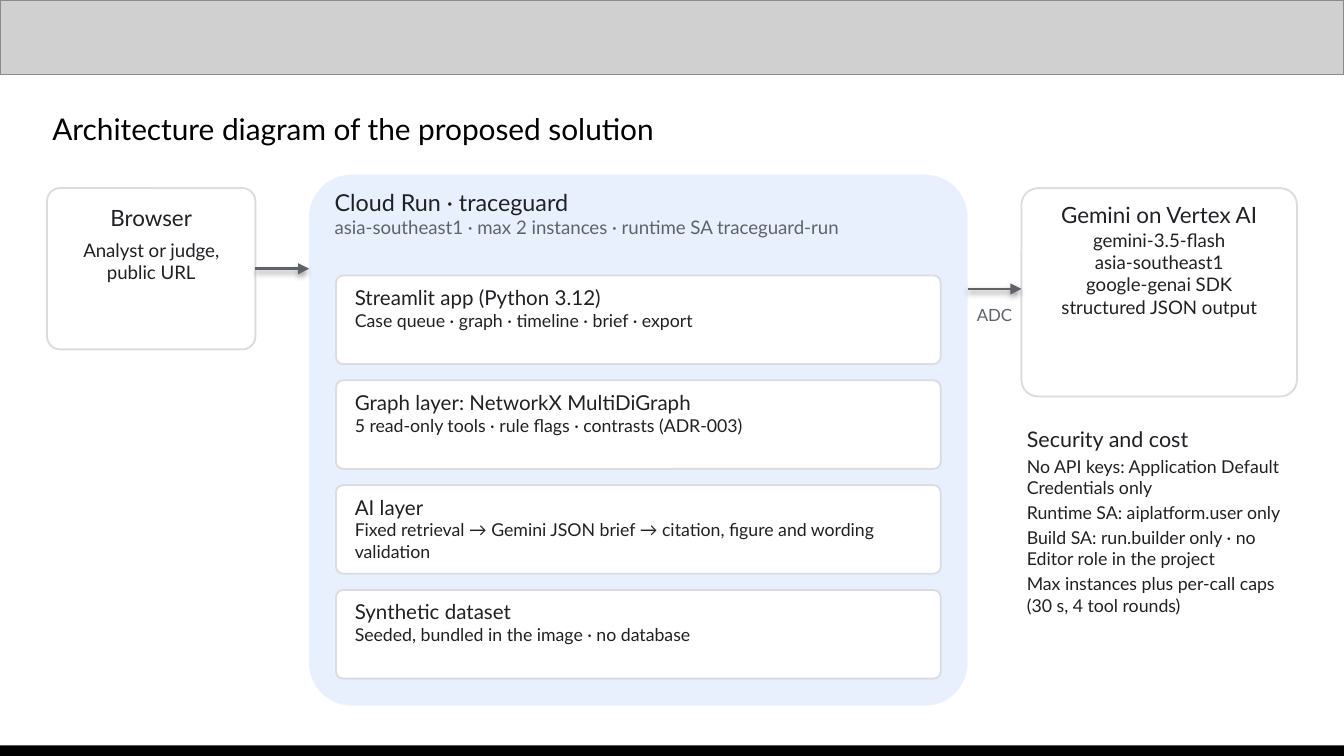
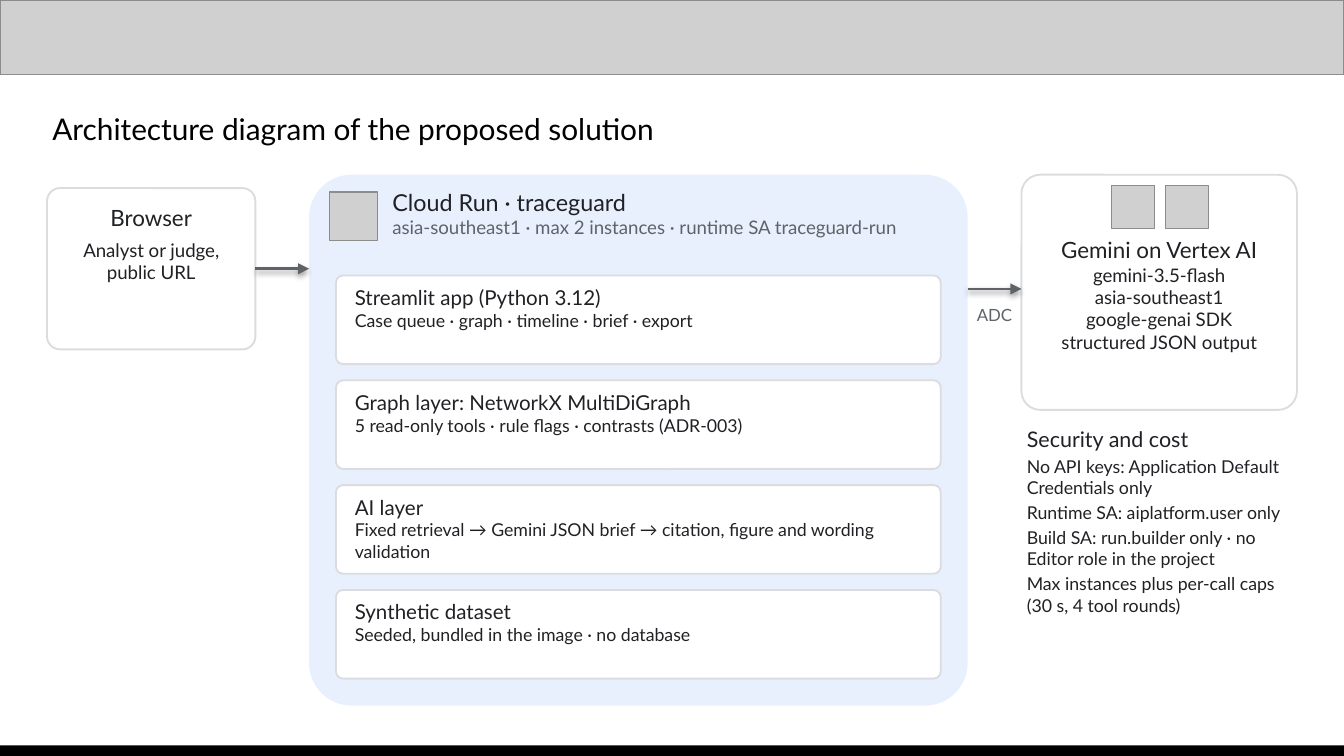
Before and after one commit to shieryl-ryle/traceguard, a slide deck: slide 7 of submission/TraceGuard-proposal.pptx. Drawn at 1344x756 pixels with LibreOffice and Linux fonts; fonts in the diff are those of the drawing; grey boxes stand for pictures. Boxes give left, top, right and bottom in pixels: in the first picture for what was removed or moved away, otherwise in the second. Text is boxed around its words. In the diff, an @@ line names an element or a change of style, - is before the commit and + after.

Commit message:
docs(TASK-007): polish the proposal deck for submission
- slide 13: real demo video link (public Drive file) and the portal's "3–4 Minutes" label
- slide 3: "graph tools compute, Gemini explains, the analyst judges" (matches the video)
- slides 8 and 11: one measured latency, 3–9 s at LOW thinking
- slide 7: Google Cloud, Gemini and Vertex AI marks on the architecture
- slide 10: follow-up refusal retaken on C-3, where A-22 actually appears
- slide 2: in -> out -> decision strip; slide 15 closes on the product promise and links
- checklist and screenshot provenance updated; deck passes package validation

```diff
--- a/submission/TraceGuard-proposal.pptx
+++ b/submission/TraceGuard-proposal.pptx
@@ rounded rectangle: place and size @@
-rounded rectangle at (1021, 188, 1297, 396)
+rounded rectangle at (1021, 175, 1297, 410)
@@ picture added at (329, 192, 378, 241) @@
@@ text "Cloud Run · traceguard": place and size @@
-text "Cloud Run · traceguard" at (335, 193, 839, 238)
+text "Cloud Run · traceguard" at (392, 193, 897, 238)
@@ picture added at (1111, 185, 1154, 228) @@
@@ picture added at (1165, 185, 1208, 228) @@
@@ text "Gemini on Vertex AI": place and size @@
-text "Gemini on Vertex AI" at (1061, 206, 1257, 318)
+text "Gemini on Vertex AI" at (1061, 241, 1257, 353)
```
Also in this commit, not shown: 6 other slides changed, 1 slide added, 1 slide removed, 7 other files.
